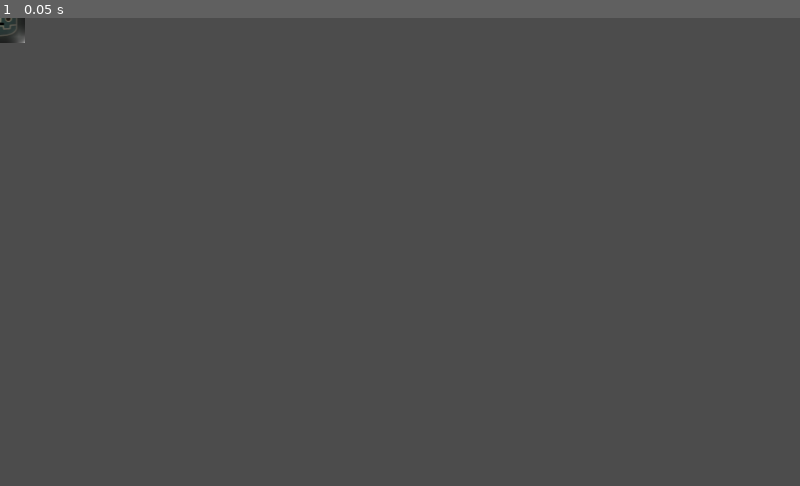
Above: before the commit, frame 1.
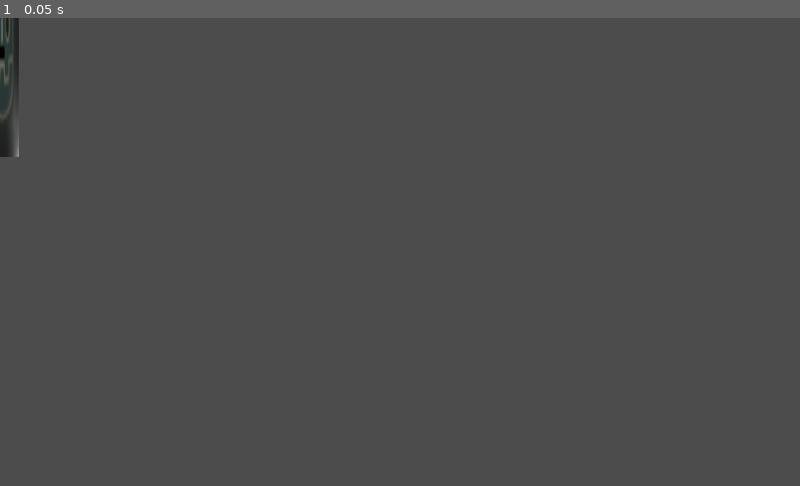
Above: after the commit, the same moment.

Repository: UnderScroll/GMTKGameJam2021
Game: Godot game, scene res://Node2D.tscn
Same seed, same stepped clock (60 frames per second), same inputs: the game is played once before the commit and once after it. The project has no main scene, so this scene is started directly.
Inputs:
- Up to frame 1 (0.05 s): no input

The runs differ from the first frame. In frame 1, 0.4% of the frame differs, in the area x 0-4%, y 0-30%.

Commit message:
Update Node2D.tscn

Diff:
--- a/Node2D.tscn
+++ b/Node2D.tscn
@@ -5,5 +5,6 @@
 [node name="Node2D" type="Node2D"]
 
 [node name="Sprite" type="Sprite" parent="."]
-position = Vector2( 0.297302, 0 )
+position = Vector2( 2.63937, 3.46574 )
+scale = Vector2( 0.664061, 5.46094 )
 texture = ExtResource( 1 )
